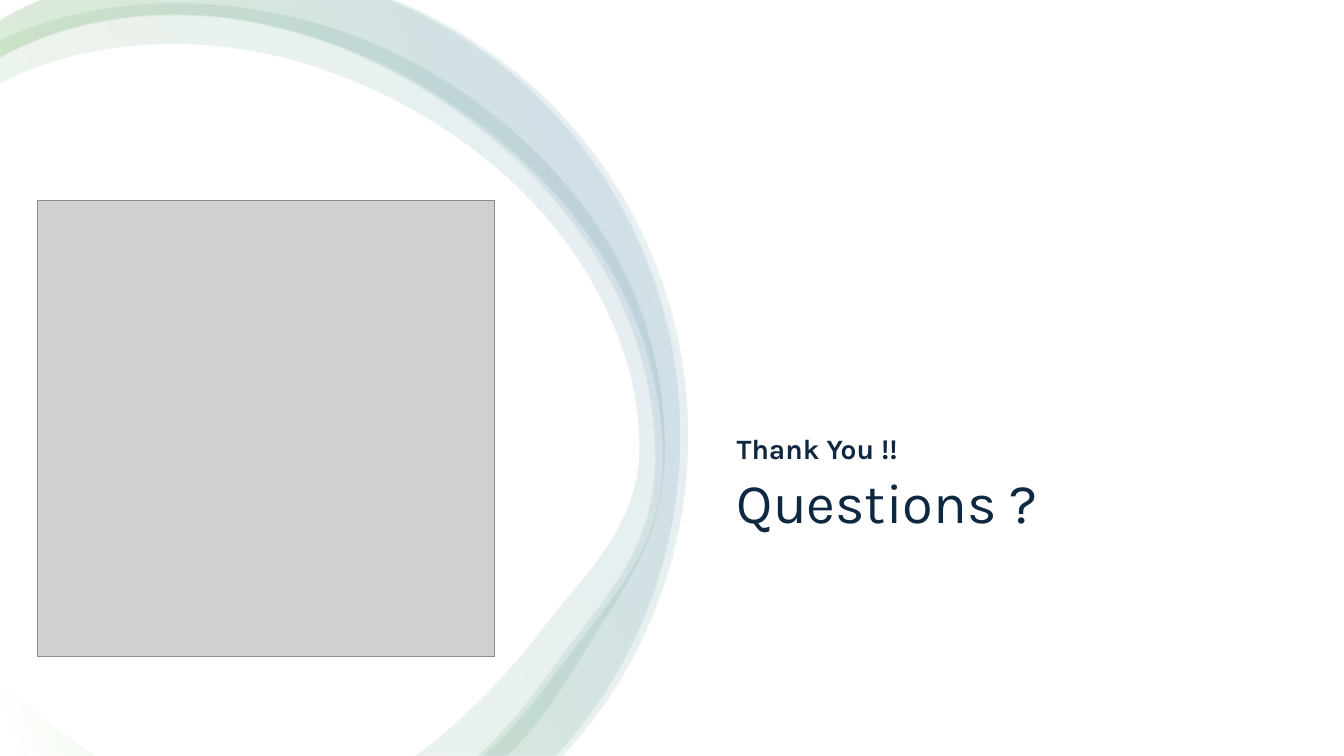
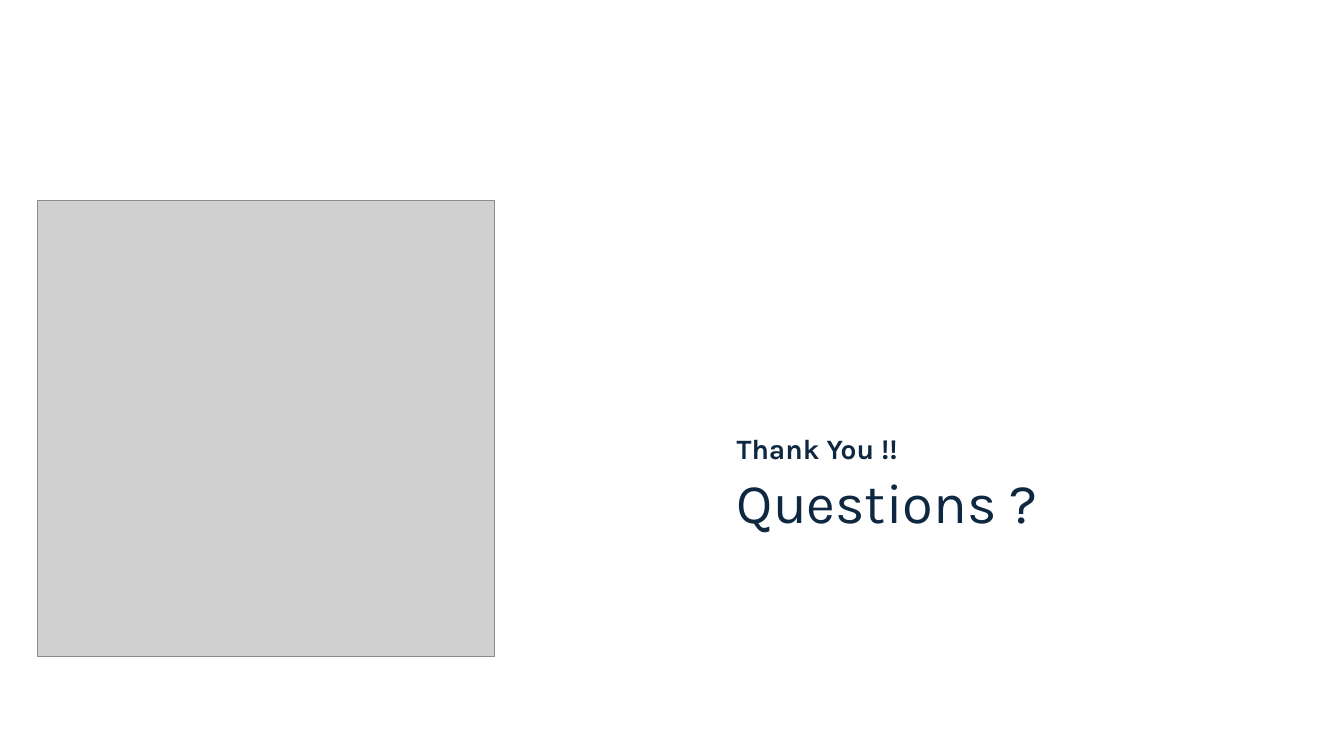
Before and after one commit to monikatyagiisc/grid-optimization-with-weather, a slide deck: slide 26 of DataEnggFinalProjectPPT.pptx (slide 25 before the commit). Drawn at 1344x756 pixels with LibreOffice and Linux fonts; fonts in the diff are those of the drawing; grey boxes stand for pictures. Boxes give left, top, right and bottom in pixels: in the first picture for what was removed or moved away, otherwise in the second. Text is boxed around its words. In the diff, an @@ line names an element or a change of style, - is before the commit and + after.

Commit message:
Update ppt

```diff
--- a/DataEnggFinalProjectPPT.pptx
+++ b/DataEnggFinalProjectPPT.pptx
@@ rectangle removed at [0, 0, 1344, 756] @@
@@ freeform shape removed at [0, 4, 664, 756] @@
@@ freeform shape removed at [0, 0, 680, 756] @@
@@ freeform shape removed at [0, 0, 688, 755] @@
```
Also in this commit, not shown: 13 other slides changed, 1 slide added.
